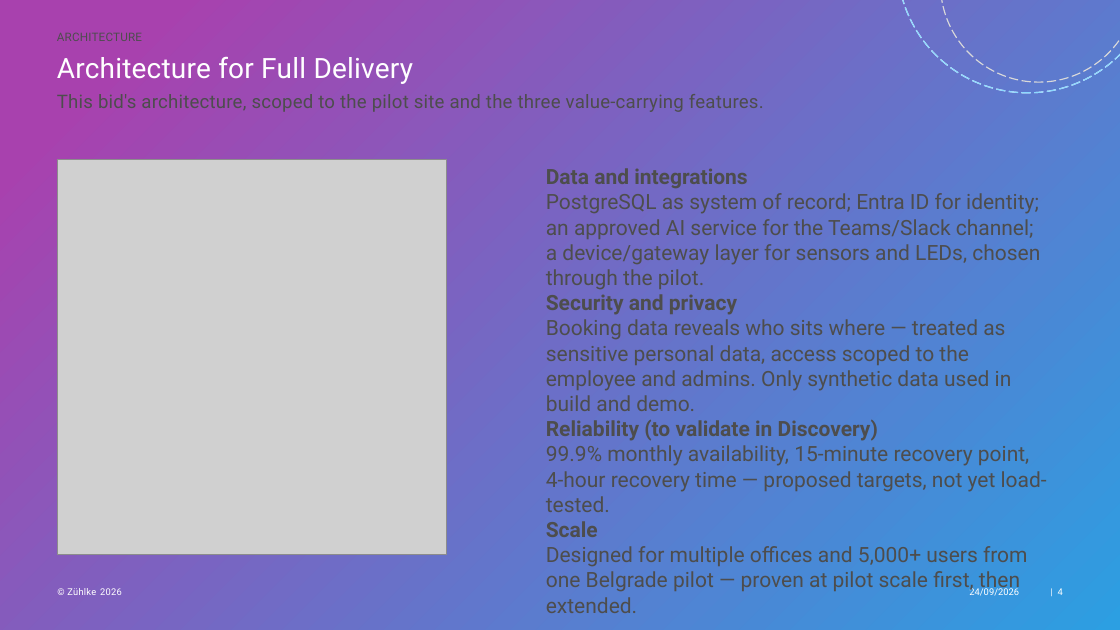
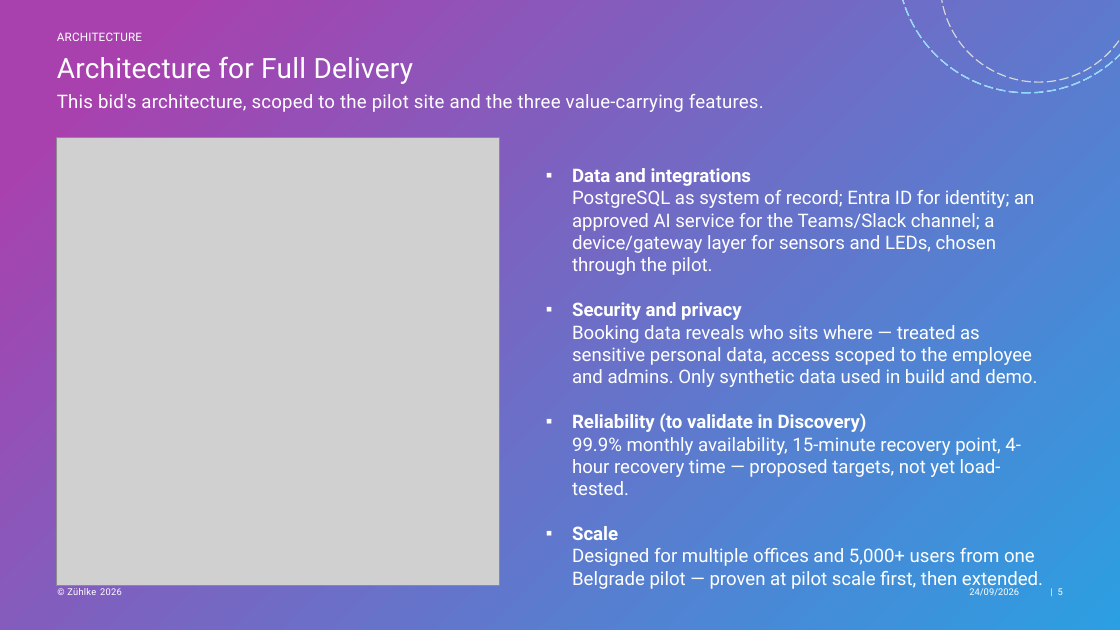
Before and after one commit to mirm-x/smart-office, a slide deck: slide 5 of docs/proposal/bid-deck/smart-office-client-proposal.pptx (slide 4 before the commit). Drawn at 1120x630 pixels with LibreOffice and Linux fonts; fonts in the diff are those of the drawing; grey boxes stand for pictures. Boxes give left, top, right and bottom in pixels: in the first picture for what was removed or moved away, otherwise in the second. Text is boxed around its words. In the diff, an @@ line names an element or a change of style, - is before the commit and + after.

```diff
--- a/docs/proposal/bid-deck/smart-office-client-proposal.pptx
+++ b/docs/proposal/bid-deck/smart-office-client-proposal.pptx
@@ text added at (57,32,142,41), 10 pt, text #FFFFFF @@
+ARCHITECTURE
@@ subtitle "This bid's architecture, scoped to ..." at (57,94,764,112): text colour #4D4D4D to #FFFFFF @@
@@ picture: place and size @@
-picture at (57,160,447,555)
+picture at (56,137,499,585)
@@ text at (572,168,1043,591): text changed; size 18 to 16 pt; text colour #4D4D4D to #FFFFFF @@
-Data and integrations
-PostgreSQL as system of record; Entra ID for identity; an approved AI service for the Teams/Slack channel; a device/gateway layer for sensors and LEDs, chosen through the pilot.
-Security and privacy
-Booking data reveals who sits where — treated as sensitive personal data, access scoped to the employee and admins. Only synthetic data used in build and demo.
-Reliability (to validate in Discovery)
-99.9% monthly availability, 15-minute recovery point, 4-hour recovery time — proposed targets, not yet load-tested.
-Scale
-Designed for multiple offices and 5,000+ users from one Belgrade pilot — proven at pilot scale first, then extended.
+▪ Data and integrations
+  PostgreSQL as system of record; Entra ID for identity; an approved AI service for the Teams/Slack channel; a device/gateway layer for sensors and LEDs, chosen through the pilot.
+▪ Security and privacy
+  Booking data reveals who sits where — treated as sensitive personal data, access scoped to the employee and admins. Only synthetic data used in build and demo.
+▪ Reliability (to validate in Discovery)
+  99.9% monthly availability, 15-minute recovery point, 4-hour recovery time — proposed targets, not yet load-tested.
+▪ Scale
+  Designed for multiple offices and 5,000+ users from one Belgrade pilot — proven at pilot scale first, then extended.
@@ page number at (1058,588,1063,595): text changed @@
-| 4
+| 5
```
Also in this commit, not shown: 5 other slides changed, 1 slide added, 1 slide removed.
